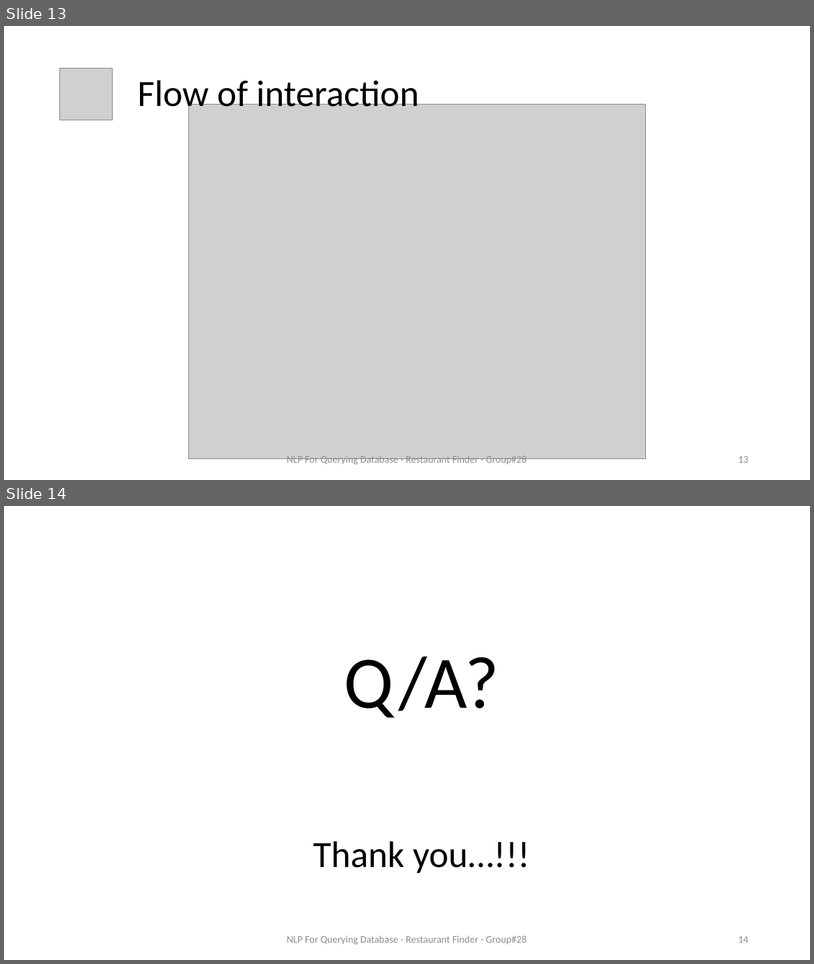
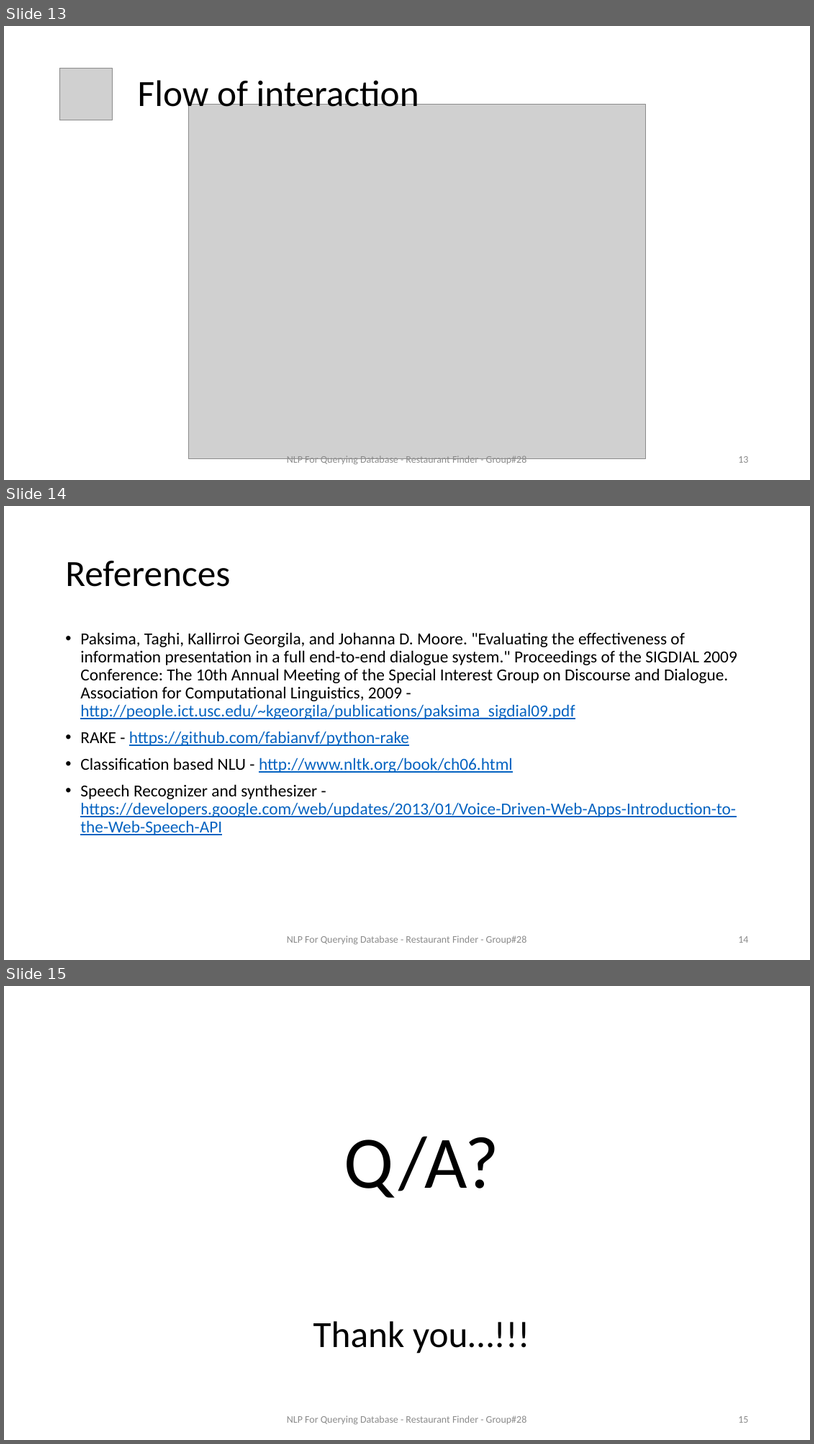
Before and after one commit to ameyah/nlp-query-generation, a slide deck: Presentation/NLP GROUP PRESENTATION.pptx. Shown one above the other, each under a label of ours: slides 13 and 14 before the commit, slides 13, 14 and 15 after it. The pictures are 814x964 and 814x1444 pixels, drawn with LibreOffice and Linux fonts; fonts in the diff are those of the drawing; grey boxes stand for pictures. Boxes give left, top, right and bottom in pixels: in the first picture for what was removed or moved away, otherwise in the second. Text is boxed around its words. In the diff, an @@ line names an element or a change of style, - is before the commit and + after.

```diff
--- a/Presentation/NLP GROUP PRESENTATION.pptx
+++ b/Presentation/NLP GROUP PRESENTATION.pptx
@@ slide 14 added at (4, 506, 810, 960), background #FFFFFF @@
@@ title added at (65, 560, 230, 587), 44 pt, text #000000 @@
+References
@@ text added at (80, 632, 738, 835), 20 pt, text #000000 @@
+• Paksima, Taghi, Kallirroi Georgila, and Johanna D. Moore. "Evaluating the effectiveness of information presentation in a full end-to-end dialogue system." Proceedings of the SIGDIAL 2009 Conference: The 10th Annual Meeting of the Special Interest Group on Discourse and Dialogue. Association for Computational Linguistics, 2009 - http://people.ict.usc.edu/~kgeorgila/publications/paksima_sigdial09.pdf
+• RAKE - https://github.com/fabianvf/python-rake
+• Classification based NLU - http://www.nltk.org/book/ch06.html
+• Speech Recognizer and synthesizer - https://developers.google.com/web/updates/2013/01/Voice-Driven-Web-Apps-Introduction-to-the-Web-Speech-API
@@ text added at (287, 935, 527, 944), 12 pt, text #8C8C8C @@
+NLP For Querying Database - Restaurant Finder - Group#28
@@ page number added at (738, 936, 748, 942), 12 pt, text #8C8C8C @@
+14
@@ what was slide 14 is now slide 15 @@
@@ page number at (738, 1416, 748, 1422): text changed @@
-14
+15
```
Also in this commit, not shown: 6 slides changed.
